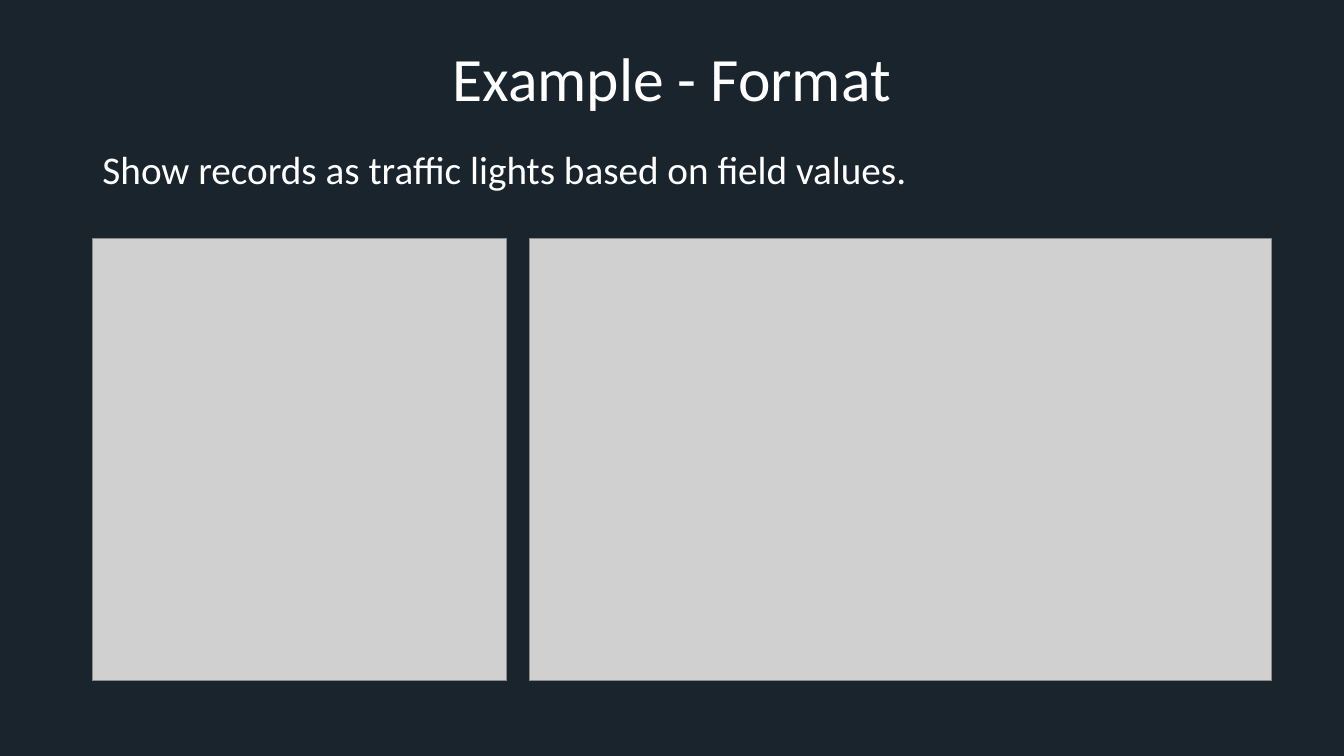
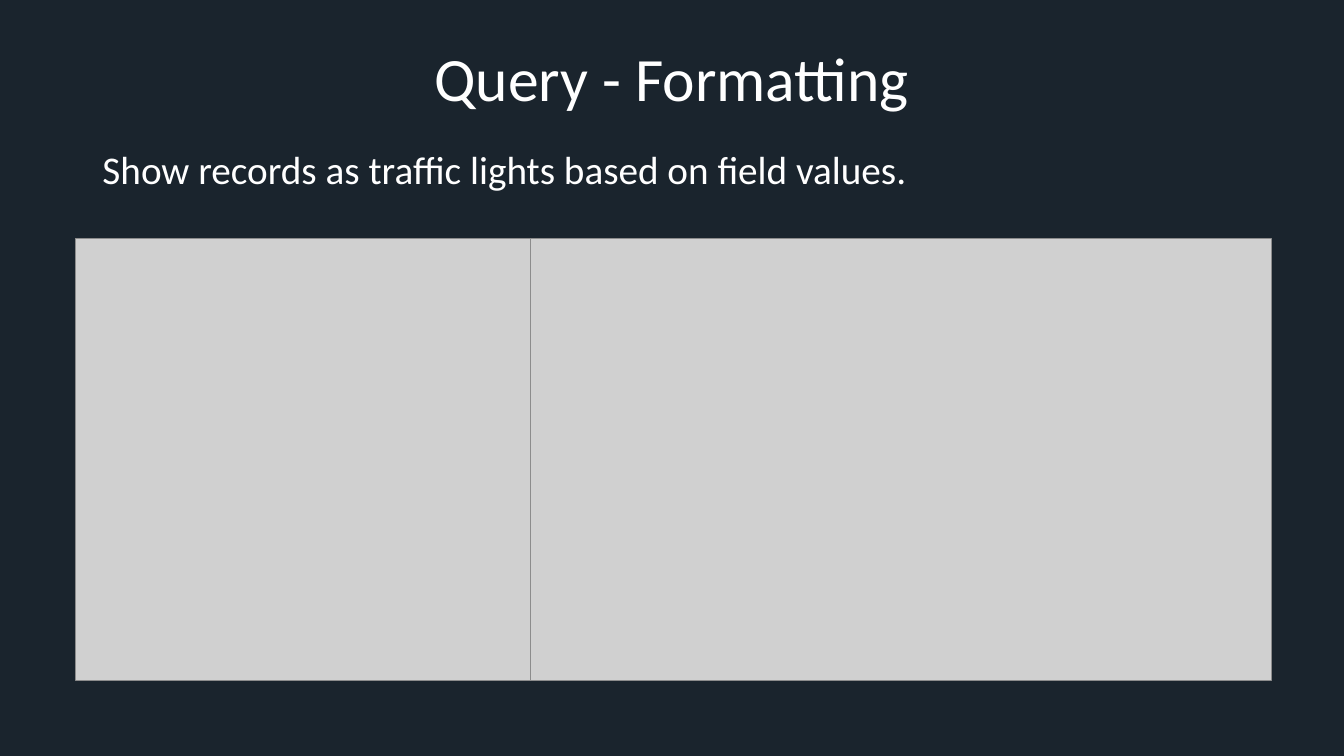
Before and after one commit to xresch/CoreFramework, a slide deck: slide 27 of docs/CFW_Features.pptx (slide 18 before the commit). Drawn at 1344x756 pixels with LibreOffice and Linux fonts; fonts in the diff are those of the drawing; grey boxes stand for pictures. Boxes give left, top, right and bottom in pixels: in the first picture for what was removed or moved away, otherwise in the second. Text is boxed around its words. In the diff, an @@ line names an element or a change of style, - is before the commit and + after.

```diff
--- a/docs/CFW_Features.pptx
+++ b/docs/CFW_Features.pptx
@@ title at (435,58,908,112): text changed @@
-Example - Format
+Query - Formatting
@@ picture: place and size @@
-picture at (93,239,507,682)
+picture at (76,239,530,682)
```
Also in this commit, not shown: 8 other slides changed, 13 slides added, 2 other files.
